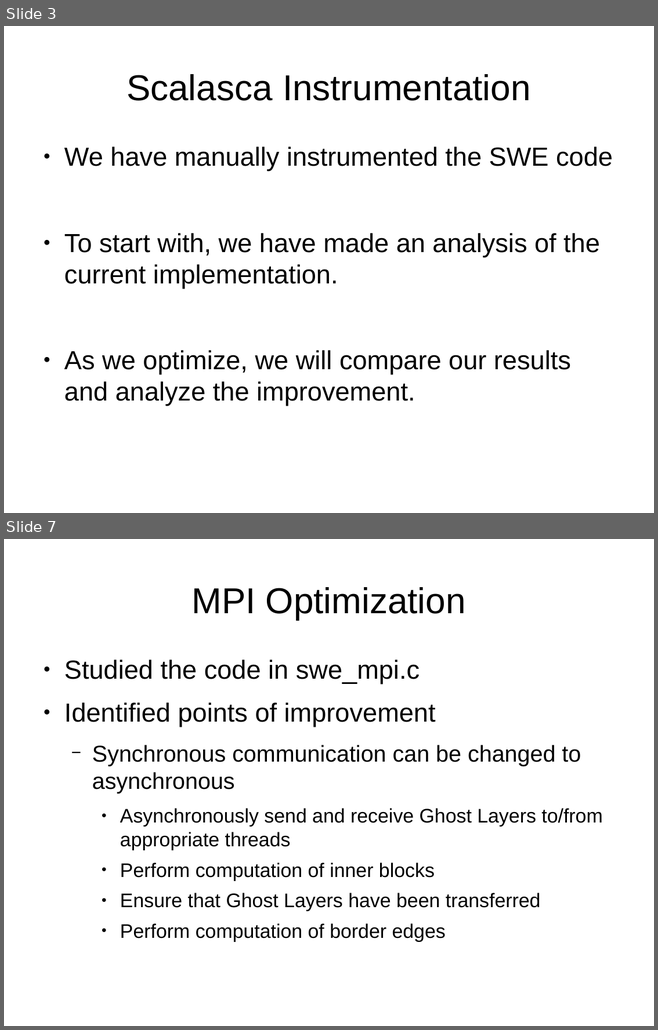
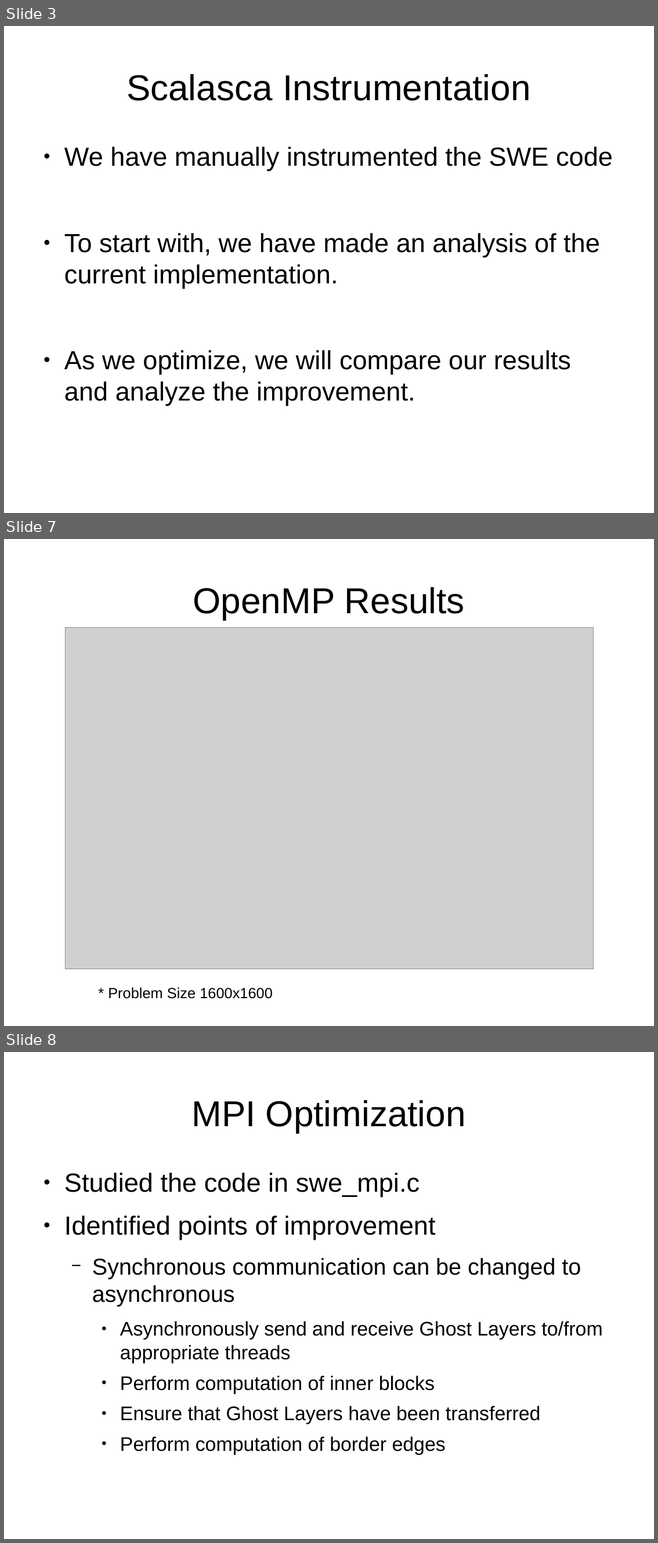
Before and after one commit to gauravk-in/hpc-lab-ws13, a slide deck: Project/ProgressPresentation/ProjectProgress.odp. Shown one above the other, each under a label of ours: slides 3 and 7 before the commit, slides 3, 7 and 8 after it; the slides between them are not shown. The pictures are 658x1030 and 658x1543 pixels, drawn with LibreOffice and Linux fonts; fonts in the diff are those of the drawing; grey boxes stand for pictures. Boxes give left, top, right and bottom in pixels: in the first picture for what was removed or moved away, otherwise in the second. Text is boxed around its words. In the diff, an @@ line names an element or a change of style, - is before the commit and + after.

```diff
--- a/Project/ProgressPresentation/ProjectProgress.odp
+++ b/Project/ProgressPresentation/ProjectProgress.odp
@@ slide 7 added at bbox=[4, 539, 654, 1026], background #FFFFFF @@
@@ title added at bbox=[193, 587, 465, 620], 44 pt, text #000000 @@
+OpenMP Results
@@ picture added at bbox=[65, 627, 593, 969] @@
@@ text added at bbox=[108, 987, 273, 999], 18 pt, text #000000 @@
+* Problem Size 1600x1600
@@ what was slide 7 is now slide 8 @@
```
Also in this commit, not shown: 3 slides changed, 1 other slide added, 1 slide removed, 2 other files.
